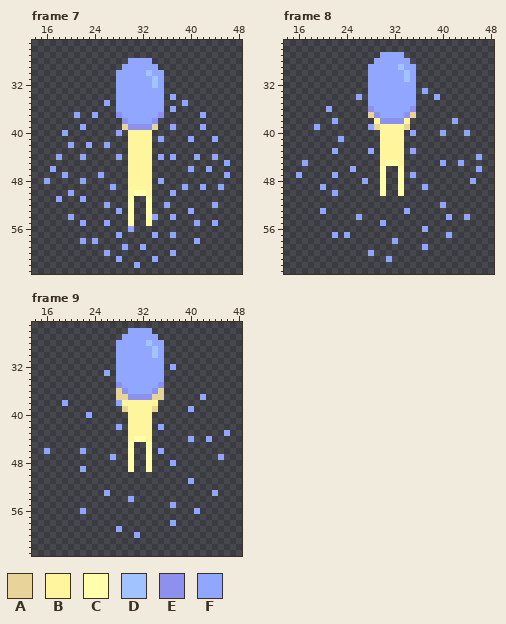
Edited in one commit: pixel-art file (The Fallen Guardian/Assets/Art/Characters/Enemies/Snail/Attack/Snail_Attack_Down.aseprite). Above: the version before the commit.
64x64 pixels, 12 frames. Shown: frame 7: x 14..48, y 25..63; frame 8: x 14..48, y 25..63; frame 9: x 14..48, y 25..63.
Visible layers, top first: "Effects", "Face", "Body", "Shell".
Palette (. is transparent): A #e8d399  B #fff59d  C #ffffab  D #a1c3ff  E #8e90ed  F #91a7ff
Pixels before, frame 7, first column x 16:
28 ..............FFFF.............
29 .............FFFFFF............
30 ............FFFFFDFF...........
31 ............FFFFFFDF...........
32 ............FFFFFFDF...........
33 ............FFFFFFFF...........
34 ............FFFFFFFF.F.........
35 ..........F.FFFFFFFF...F.......
36 ............FFFFFFFF.F.........
37 .....F..F...EFFFFFFE......F....
38 .............EFFFFE............
39 ......F......AEEEEA..F....F....
40 ...F........F.BBBB.............
41 ..............BBBB.F....F...F..
42 ....F..F..F...BBBB.............
43 ..............BBBB.............
44 ..F...F.....F.BBBB.F.F...F..F..
45 ..............BBBB............F
46 .F............BBBB......F..F...
47 ...F.....F....BBBB............F
48 F.....F.......BBBB.F...........
49 ...........F..BBBB.....F..F..F.
50 ....F.........BCCB...F.........
51 ..F...F.......C..C.............
52 ..........F...C..C..F.......F..
53 ............F.C..C......F......
54 ....F.........C..CF..F.........
55 ......F...F...C..C.......F..F..
56 ..............F................
57 ............F.....F..F.........
58 ......F.F................F.....
59 .............F..F..............
60 ..........F..........F.........
61 ............F.....F............
62 ...............F...............
Pixels before, frame 8, first column x 16:
27 ..............FFFF.............
28 .............FFFFFF............
29 ............FFFFFDFF...........
30 ............FFFFFFDF...........
31 ............FFFFFFDF...........
32 ............FFFFFFFF...........
33 ............FFFFFFFF.F.........
34 ..........F.FFFFFFFF...F.......
35 ............FFFFFFFF...........
36 .....F......EFFFFFFE...........
37 ............AEFFFFEA...........
38 ......F......BEEEEB.......F....
39 ...F........FABBBBA............
40 ..............BBBB.F....F...F..
41 .......F......BBBB.............
42 ..............BBBB.............
43 ......F.....F.BBBB.F...........
44 ..............BBBB............F
45 .F............BCCB......F..F...
46 .........F....C..C............F
47 F.....F.......C..C.F...........
48 ...........F..C..C...........F.
49 ....F.........C..C...F.........
50 ......F.......C..C.............
51 ...............................
52 ........................F......
53 ....F.............F............
54 ..........F..............F..F..
55 ..............F................
56 .....................F.........
57 ......F.F................F.....
58 ................F..............
59 .....................F.........
60 ............F..................
61 ...............F...............
Pixels before, frame 9, first column x 16:
26 ..............FFFF.............
27 .............FFFFFF............
28 ............FFFFFDFF...........
29 ............FFFFFFDF...........
30 ............FFFFFFDF...........
31 ............FFFFFFFF...........
32 ............FFFFFFFF.F.........
33 ..........F.FFFFFFFF...........
34 ............FFFFFFFF...........
35 ............EFFFFFFE...........
36 ............AEFFFFEA...........
37 ............AAEEEEAA......F....
38 ...F........FBBBBBB............
39 .............ABBBBA.....F......
40 .......F......BBBB.............
41 ..............BBBB.............
42 ............F.BBBB.F...........
43 ..............BBBB............F
44 ..............BCCB......F..F...
45 ..............C..C.............
46 F.....F.......C..C.F...........
47 ...........F..C..C...........F.
48 ..............C..C...F.........
49 ......F.......C..C.............
50 ...............................
51 ........................F......
52 ...............................
53 ..........F.................F..
54 ..............F................
55 .....................F.........
56 ......F..................F.....
57 ...............................
58 .....................F.........
59 ............F..................
60 ...............F...............
And afterwards:
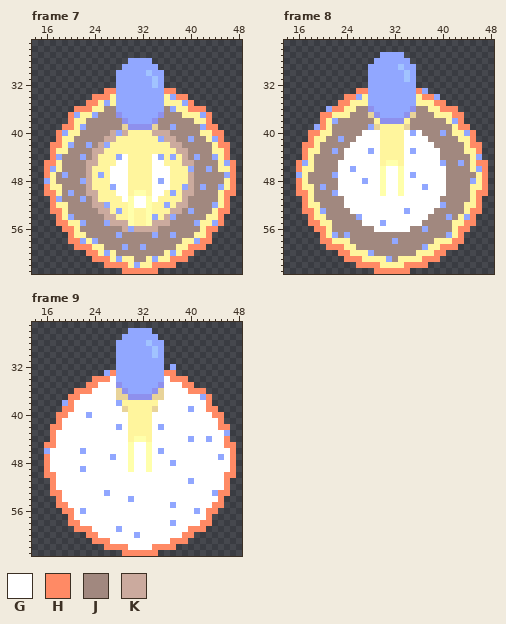
Colours new in this view: G #ffffff  H #ff8a65  J #a1887f  K #cbaa9e
Edits made:
layer "Hitbox" now shown
Changed rows in their new state; - is an unchanged pixel.
Frame 7, layer "Hitbox":
first column x 16:
33 ----------HH--------HH----------
34 --------HHHB--------B-HH--------
35 -------HHB-B--------BBB-H-------
36 -----HHHBBJJ--------J-BBHHH-----
37 ----H-BB-JJJ--------JJJBBB-H----
38 ----HBBJJJJJJ------JJJJJJBBH----
39 ---HHB-JJJJJJ------JJ-JJJJ-HH---
40 --H-BBJJJJJK-K----KKKJJJJJBBHH--
41 --HBBJJJJJKKBB----B-KKJJ-JJB-H--
42 -HHB-JJ-JK-BBB----BBBKKJJJJJBHH-
43 -HBBJJJJKKBBBB----BBBBKKJJJJBBH-
44 -H-JJJ-JKBBB-G----G-B-BKJ-JJ-BH-
45 HHBJJJJKKBBBGG----GGBBBKKJJJJB-H
46 H-BJJJJKBBBGGG----GGGBBB-JJ-JBBH
47 HBJ-JJJKB-BGGG----GGGBBBKJJJJJ-H
48 -BJJJJ-KBBBGGG----G-GBBBKJJJJJBH
49 HBBJJJJKBBB-GG----GGGBB-KJ-JJ-BH
50 HHBJ-JJKKBBBGG----GGB-BKKJJJJBHH
51 -H-JJJ-JKBBBBG-GG-GBBBBKJJJJJBH-
52 -HBBJJJJKK-BBB-GG-BB-BKKJJJJ-BH-
53 -HHBJJJJJKKB-B-BB-BBBKKJ-JJJBHH-
54 --HB-JJJJJKKBB-BB--BK-JJJJJBBH--
55 --HHBB-JJJ-KKK-BB-KKKJJJJ-BB-H--
56 ---HHBJJJJJJJK-KKKKJJJJJJJBHH---
57 ----HBBJJJJJ-JJJJJ-JJ-JJJBBH----
58 ----HH-B-JJJJJJJJJJJJJJBB-HH----
59 -----HHHBBJJJ-JJ-JJJJJBBHHH-----
60 -------HHB-BJJJJJJJJB-BHH-------
61 --------HHHB-BBJJB-BBHHH--------
62 ----------HHHHB-BBHHHH----------
63 -------------HHHHHH-------------
Frame 8, layer "Hitbox":
first column x 16:
33 ----------HH--------H-----------
34 --------HH-B--------BHH---------
35 -------HHBBB--------BBBHH-------
36 ------HHBBJJ--------JJBBHHH-----
37 ----HHBBBJJJ--------JJJBBBHH----
38 ----HB-JJJJJJ------JJJJJJB-H----
39 ----HBJJJJJJ-------JJJJJJJBHH---
40 --HHBBJJJJJGGG----G-GJJJ-JBB-H--
41 --HBBJJ-JJGGGG----GGGGJJJJJBBH--
42 -HHBJJJJJGGGGG----GGGGGJJJJJBHH-
43 -HBBJJ-JGGGG-G----G-GGGGJJJJBBH-
44 -HBJJJJJGGGGGG----GGGGGGJJJJJB--
45 H-BJJJJGGGGGGG----GGGGGG-JJ-JBHH
46 HBBJJJJGG-GGGG-GG-GGGGGGGJJJJB-H
47 -BJJJJ-GGGGGGG-GG-G-GGGGGJJJJJBH
48 HBJJJJJGGGG-GG-GG-GGGGGGGJJJJ-BH
49 HBBJ-JJGGGGGGG-GG-GGG-GGGJJJJBBH
50 HHBJJJ-GGGGGGG-GG-GGGGGGGJJJJBHH
51 -HBJJJJJGGGGGGGGGGGGGGGGJJJJJBH-
52 -HBBJJJJGGGGGGGGGGGGGGGG-JJJBBH-
53 -HHB-JJJJGGGGGGGGG-GGGGJJJJJBHH-
54 --HBBJJJJJ-GGGGGGGGGGGJJJ-JB-H--
55 --HHBBJJJJJGGG-GGGGGGJJJJJBBHH--
56 ---HHBJJJJJJJGGGGGGJJ-JJJJBHH---
57 ----HB-J-JJJJJJJJJJJJJJJJ-BH----
58 ----HHBBBJJJJJJJ-JJJJJJBBBHH----
59 -----HHHBBJJJJJJJJJJJ-BBHHH-----
60 -------HHBBB-JJJJJJJBBBHH-------
61 --------HHHBBBB-JBBBBHHH--------
62 ----------HHHHBBBBHHHH----------
63 -------------HHHHHH-------------
Frame 9, layer "Hitbox":
first column x 16:
33 -----------H--------HH----------
34 --------HHHG--------GHHH--------
35 -------HHGGG--------GGGHH-------
36 -----HHHGGGG--------GGGGHHH-----
37 ----HHGGGGGG--------GGGGGG-H----
38 ----HGGGGGGG-------GGGGGGGGH----
39 ---HHGGGGGGGG------GGGGG-GGHH---
40 --HHGGG-GGGGGG----GGGGGGGGGGHH--
41 --HGGGGGGGGGGG----GGGGGGGGGGGH--
42 -HHGGGGGGGGG-G----G-GGGGGGGGGHH-
43 -HGGGGGGGGGGGG----GGGGGGGGGGGG--
44 -HGGGGGGGGGGGG----GGGGGG-GG-GGH-
45 HHGGGGGGGGGGGG-GG-GGGGGGGGGGGGHH
46 -GGGGG-GGGGGGG-GG-G-GGGGGGGGGGGH
47 HGGGGGGGGGG-GG-GG-GGGGGGGGGGG-GH
48 HGGGGGGGGGGGGG-GG-GGG-GGGGGGGGGH
49 HGGGGG-GGGGGGG-GG-GGGGGGGGGGGGGH
50 HHGGGGGGGGGGGGGGGGGGGGGGGGGGGGHH
51 -HGGGGGGGGGGGGGGGGGGGGGG-GGGGGH-
52 -HGGGGGGGGGGGGGGGGGGGGGGGGGGGGH-
53 -HHGGGGGGG-GGGGGGGGGGGGGGGGG-HH-
54 --HGGGGGGGGGGG-GGGGGGGGGGGGGGH--
55 --HHGGGGGGGGGGGGGGGGG-GGGGGGHH--
56 ---HHG-GGGGGGGGGGGGGGGGGG-GHH---
57 ----HGGGGGGGGGGGGGGGGGGGGGGH----
58 ----HHGGGGGGGGGGGGGGG-GGGGHH----
59 -----HHHGGGG-GGGGGGGGGGGHHH-----
60 -------HHGGGGGG-GGGGGGGHH-------
61 --------HHHGGGGGGGGGGHHH--------
62 ----------HHHHGGGGHHHH----------
63 -------------HHHHHH-------------
